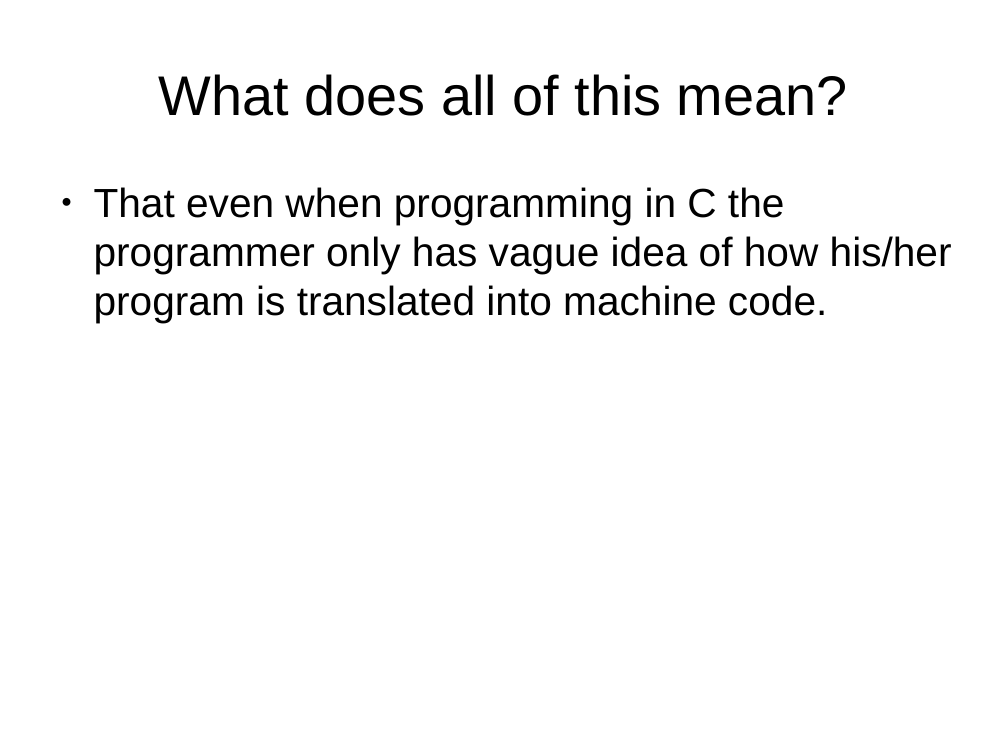
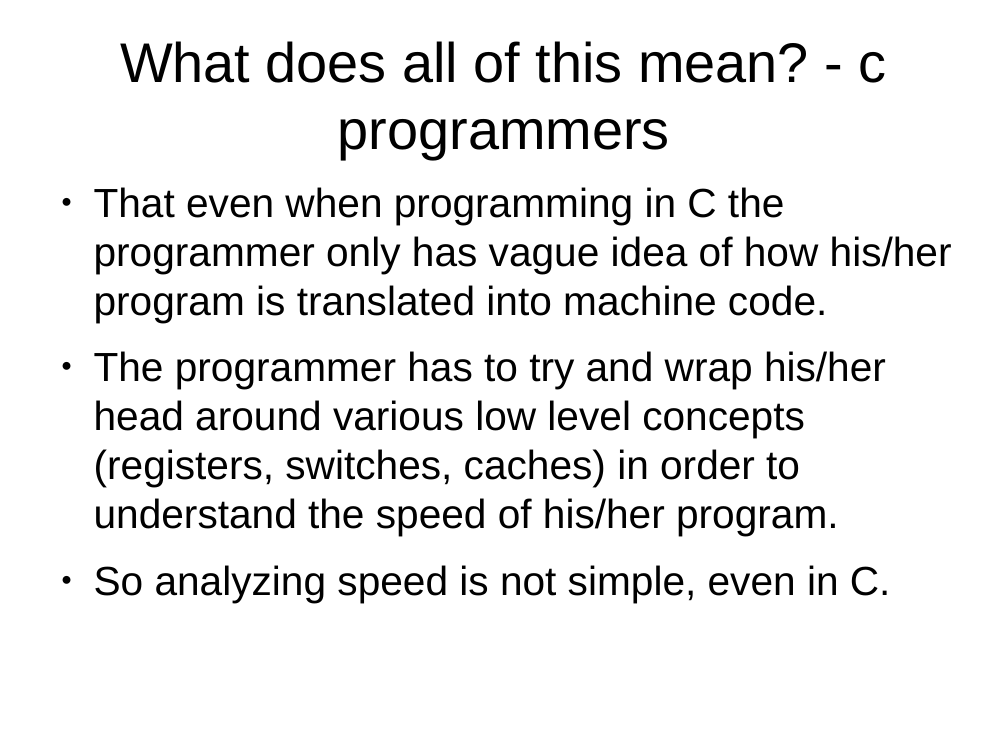
Before and after one commit to veltzer/demos-linux, a slide deck: slide 26 of multi_core/effective_cplusplus.odp (slide 23 before the commit). Drawn at 1008x756 pixels with LibreOffice and Linux fonts; fonts in the diff are those of the drawing. Boxes give left, top, right and bottom in pixels: in the first picture for what was removed or moved away, otherwise in the second. Text is boxed around its words. In the diff, an @@ line names an element or a change of style, - is before the commit and + after.

```diff
--- a/multi_core/effective_cplusplus.odp
+++ b/multi_core/effective_cplusplus.odp
@@ title at (120, 41, 886, 159): text changed @@
-What does all of this mean?
+What does all of this mean? - c programmers
@@ text at (94, 351, 891, 602): paragraphs added @@
+● The programmer has to try and wrap his/her head around various low level concepts (registers, switches, caches) in order to understand the speed of his/her program.
+● So analyzing speed is not simple, even in C.
```
Also in this commit, not shown: 6 other slides changed, 31 slides added, 3 other files.
